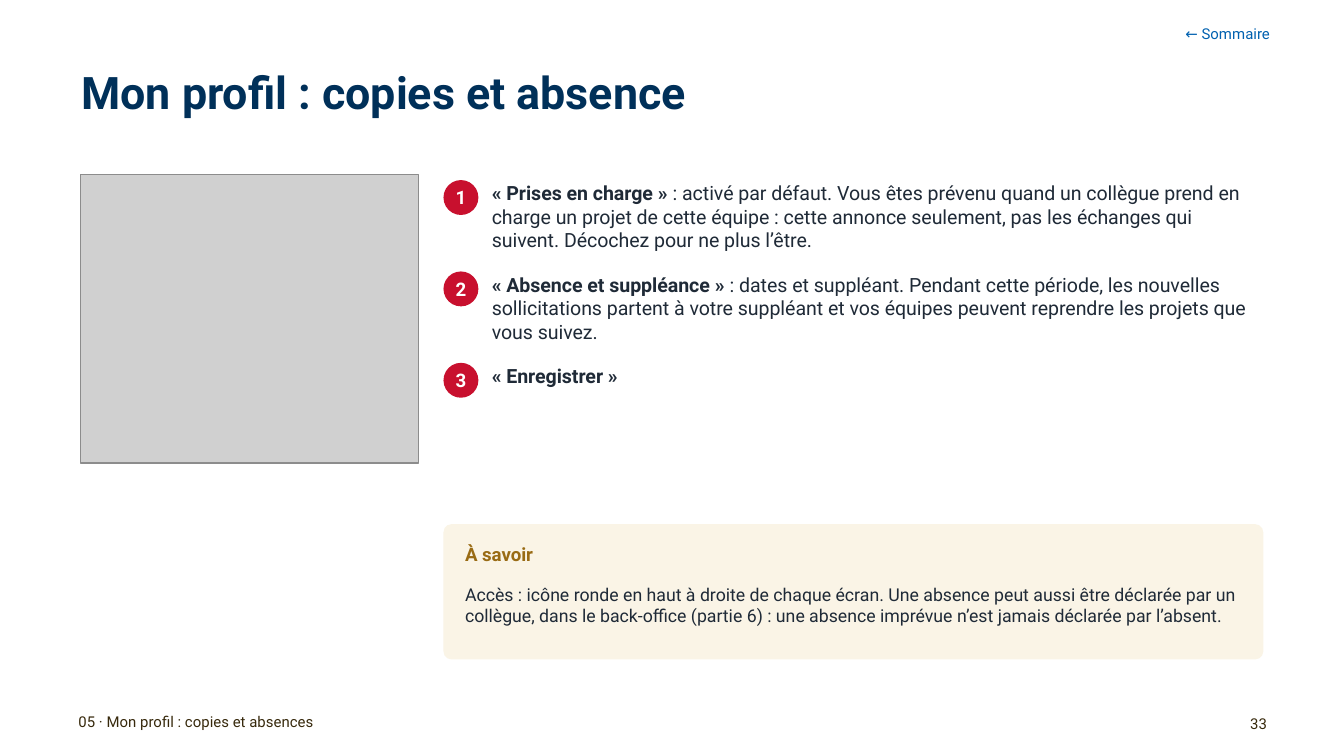
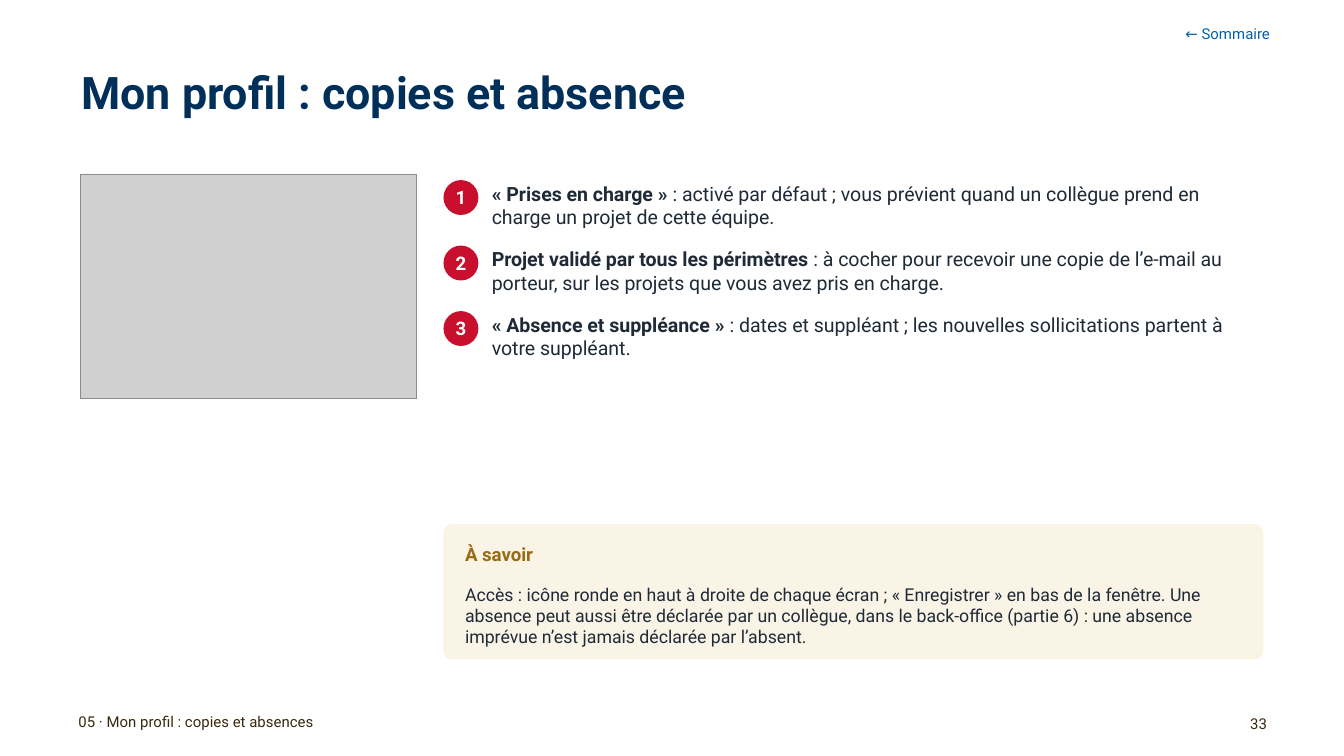
Before and after one commit to antoinelmariel-ux/ProjectNavigator, a slide deck: slide 33 of docs/Project Navigator_ Manuel SME.pptx. Drawn at 1344x756 pixels with LibreOffice and Linux fonts; fonts in the diff are those of the drawing; grey boxes stand for pictures; background and template pictures are left out. Boxes give left, top, right and bottom in pixels: in the first picture for what was removed or moved away, otherwise in the second. Text is boxed around its words. In the diff, an @@ line names an element or a change of style, - is before the commit and + after.

```diff
--- a/docs/Project Navigator_ Manuel SME.pptx
+++ b/docs/Project Navigator_ Manuel SME.pptx
@@ picture: place and size @@
-picture at (81,175,419,464)
+picture at (81,175,417,399)
@@ text at (492,186,1199,228): text changed @@
-« Prises en charge » : activé par défaut. Vous êtes prévenu quand un collègue prend en charge un projet de cette équipe : cette annonce seulement, pas les échanges qui suivent. Décochez pour ne plus l’être.
+« Prises en charge » : activé par défaut ; vous prévient quand un collègue prend en charge un projet de cette équipe.
@@ ellipse "2": place and size @@
-ellipse "2" at (444,271,478,306)
+ellipse "2" at (444,246,478,281)
@@ text added at (492,251,1222,294), 10.5 pt, text #1F2A37 @@
+Projet validé par tous les périmètres : à cocher pour recevoir une copie de l’e-mail au porteur, sur les projets que vous avez pris en charge.
@@ ellipse "3": place and size @@
-ellipse "3" at (444,363,478,398)
+ellipse "3" at (444,310,478,345)
@@ text at (492,317,1223,359): text changed @@
-« Absence et suppléance » : dates et suppléant. Pendant cette période, les nouvelles sollicitations partent à votre suppléant et vos équipes peuvent reprendre les projets que vous suivez.
+« Absence et suppléance » : dates et suppléant ; les nouvelles sollicitations partent à votre suppléant.
@@ text removed at (506,368,603,387) @@
-« Enregistrer »
@@ text at (465,587,1201,647): text changed @@
-Accès : icône ronde en haut à droite de chaque écran. Une absence peut aussi être déclarée par un collègue, dans le back-office (partie 6) : une absence imprévue n’est jamais déclarée par l’absent.
+Accès : icône ronde en haut à droite de chaque écran ; « Enregistrer » en bas de la fenêtre. Une absence peut aussi être déclarée par un collègue, dans le back-office (partie 6) : une absence imprévue n’est jamais déclarée par l’absent.
```
Also in this commit, not shown: 6 other slides changed, 2 slides added, 1 other file.
